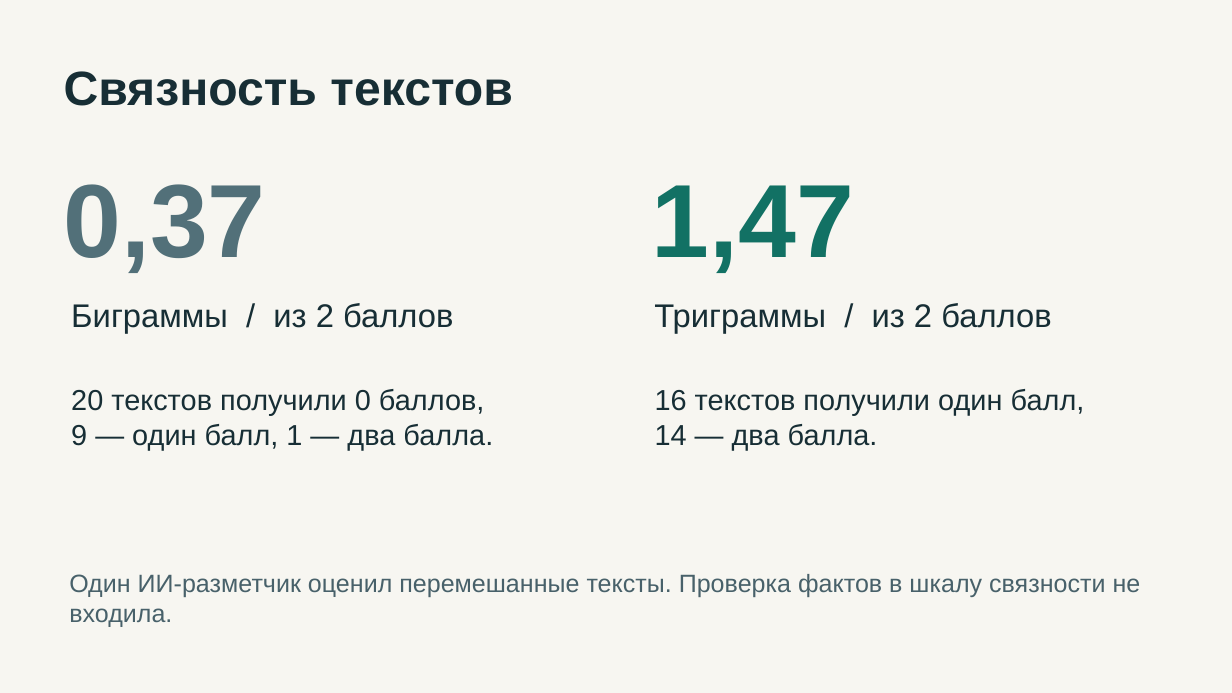
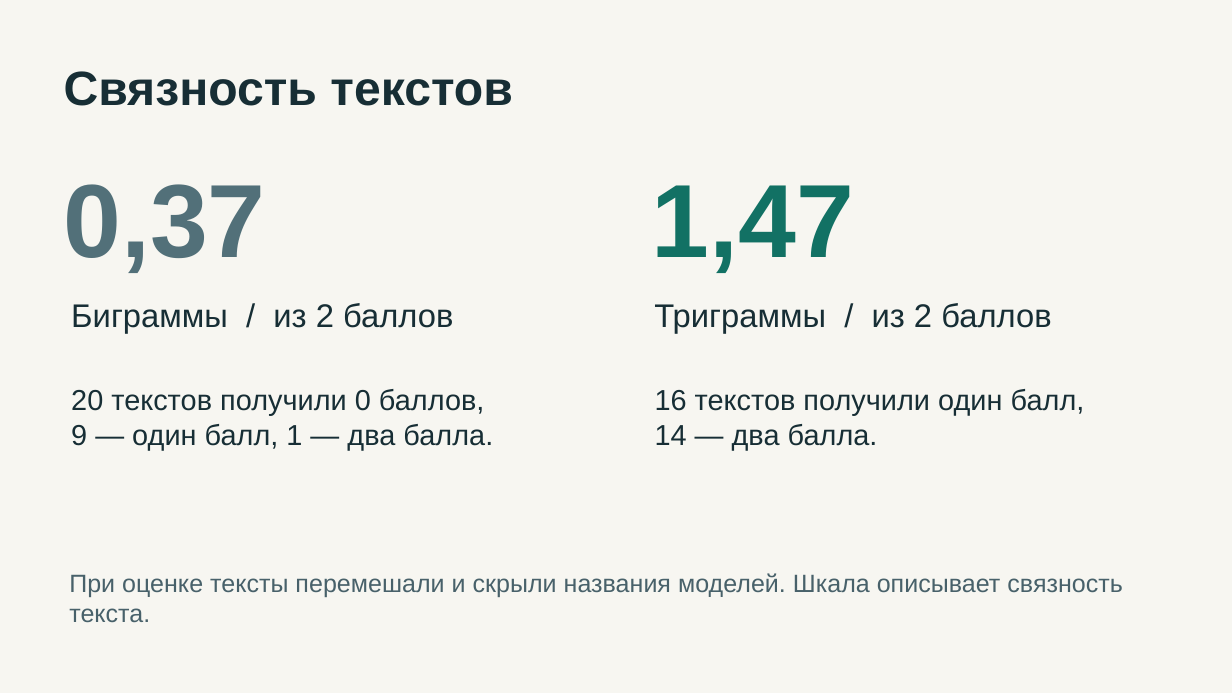
Before and after one commit to artembabin559-prog/lenta-ngram-lab, a slide deck: slide 6 of presentation.pptx. Drawn at 1232x693 pixels with LibreOffice and Linux fonts; fonts in the diff are those of the drawing. Boxes give left, top, right and bottom in pixels: in the first picture for what was removed or moved away, otherwise in the second. Text is boxed around its words. In the diff, an @@ line names an element or a change of style, - is before the commit and + after.

```diff
--- a/presentation.pptx
+++ b/presentation.pptx
@@ text at [69, 573, 1122, 622]: text changed @@
-Один ИИ-разметчик оценил перемешанные тексты. Проверка фактов в шкалу связности не входила.
+При оценке тексты перемешали и скрыли названия моделей. Шкала описывает связность текста.
```
Also in this commit, not shown: 4 other slides changed, 2 other files.
